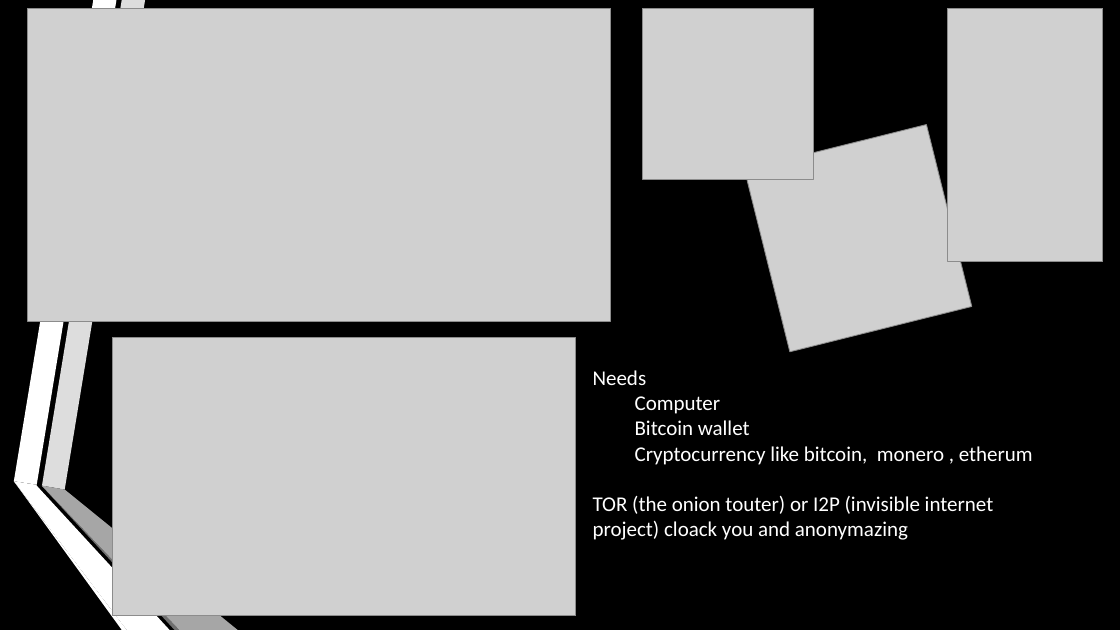
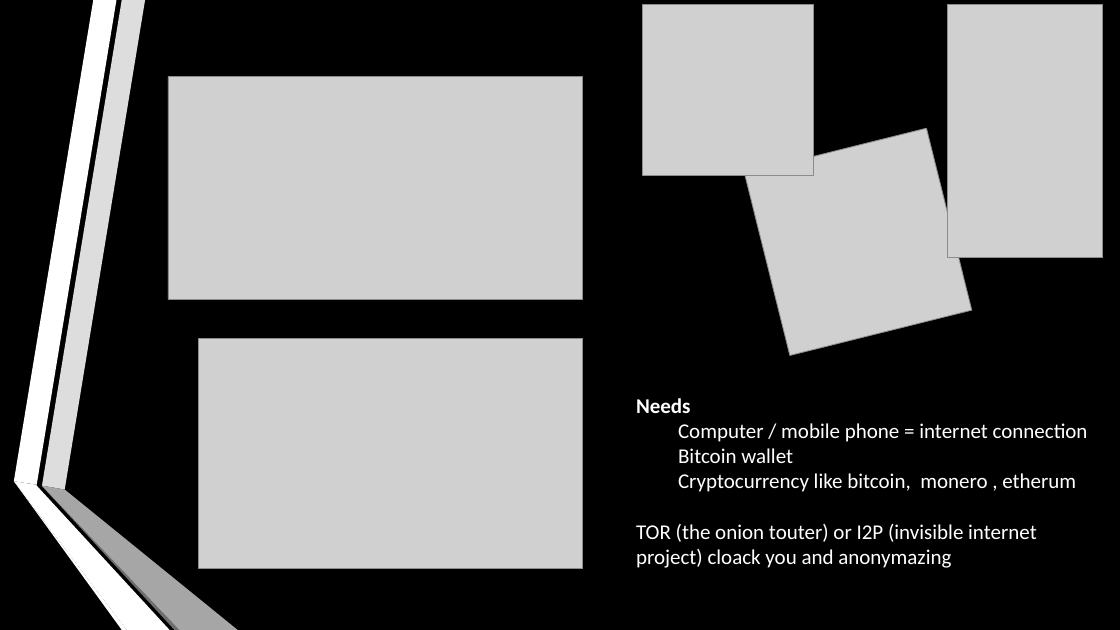
Before and after one commit to Sam-Litz/Info-BTS-SN-IR, a slide deck: slide 4 of BTS 1er année/Anglais/Dark Net/Concept of the DarkNet.pptx. Drawn at 1120x630 pixels with LibreOffice and Linux fonts; fonts in the diff are those of the drawing; grey boxes stand for pictures; background and template pictures are left out. Boxes give left, top, right and bottom in pixels: in the first picture for what was removed or moved away, otherwise in the second. Text is boxed around its words. In the diff, an @@ line names an element or a change of style, - is before the commit and + after.

```diff
--- a/BTS 1er année/Anglais/Dark Net/Concept of the DarkNet.pptx
+++ b/BTS 1er année/Anglais/Dark Net/Concept of the DarkNet.pptx
@@ picture: place and size @@
-picture at (643, 8, 814, 180)
+picture at (643, 4, 814, 176)
@@ picture: place and size @@
-picture at (948, 8, 1103, 262)
+picture at (948, 4, 1103, 258)
@@ picture: place and size @@
-picture at (28, 8, 611, 322)
+picture at (168, 76, 583, 299)
@@ picture: place and size @@
-picture at (112, 338, 576, 616)
+picture at (199, 339, 583, 569)
@@ text "Needs": place and size @@
-text "Needs" at (593, 370, 1033, 540)
+text "Needs" at (636, 398, 1088, 568)
@@ text at (636, 398, 691, 413): bold on in "Needs" @@
@@ text at (678, 423, 1088, 442): text changed @@
-Computer
+Computer / mobile phone = internet connection
```
Also in this commit, not shown: 3 other slides changed, 2 slides added, 1 slide removed.
